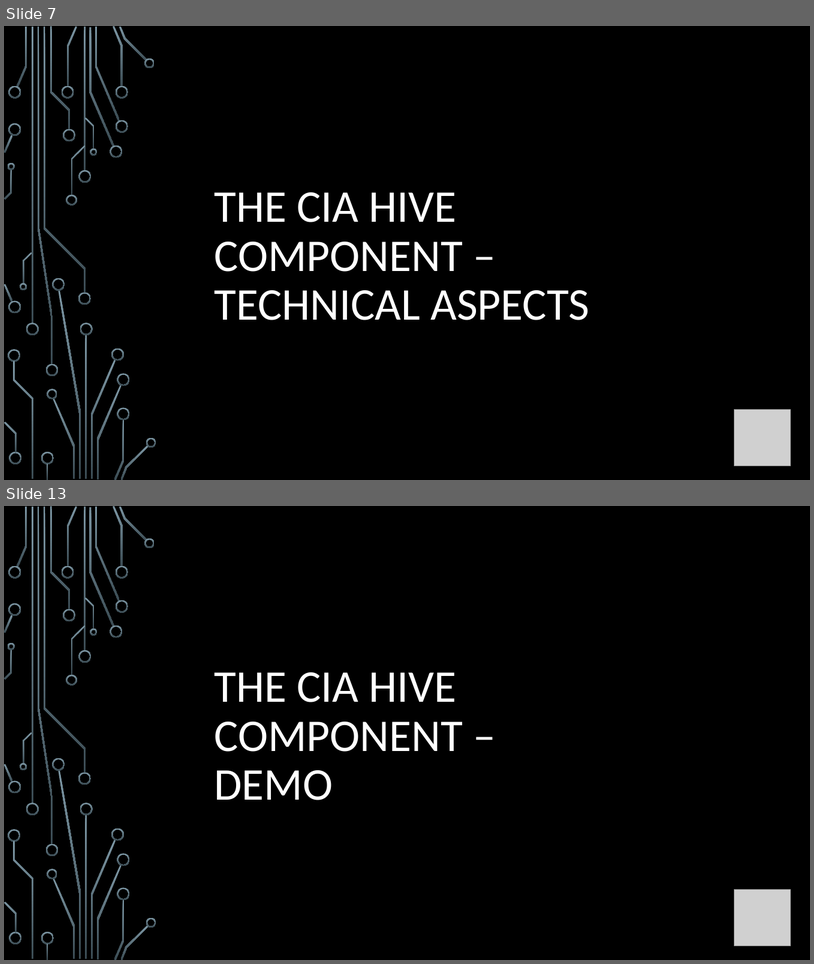
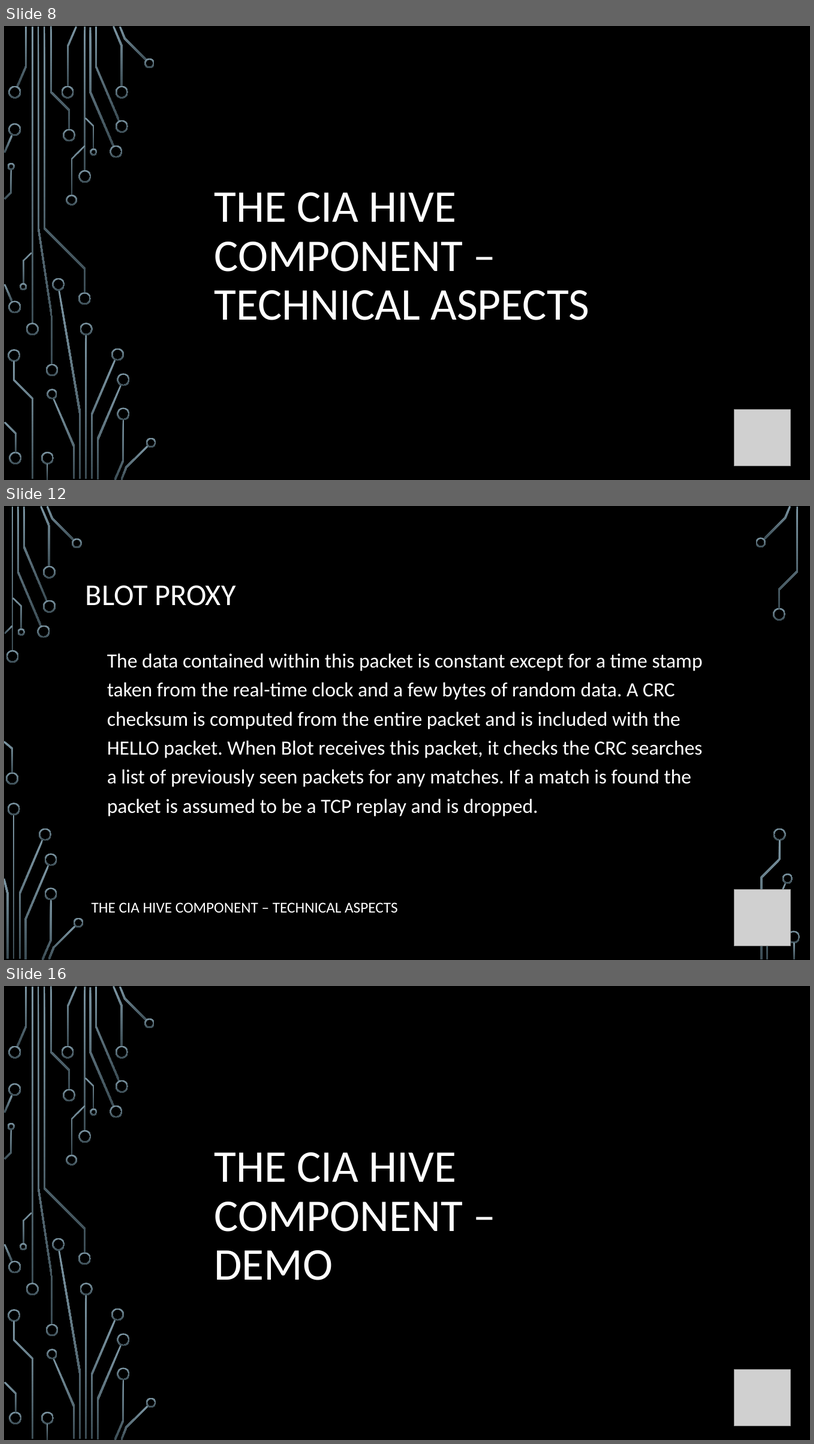
Before and after one commit to giadagabriele/WikiLeaks-Hive, a slide deck: The CIA Hive component.pptx. Shown one above the other, each under a label of ours: slides 7 and 13 before the commit, slides 8, 12 and 16 after it; the slides between them are not shown. The pictures are 814x964 and 814x1444 pixels, drawn with LibreOffice and Linux fonts; fonts in the diff are those of the drawing; grey boxes stand for pictures; background and template pictures are left out. Boxes give left, top, right and bottom in pixels: in the first picture for what was removed or moved away, otherwise in the second. Text is boxed around its words. In the diff, an @@ line names an element or a change of style, - is before the commit and + after.

Commit message:
presentation updated
added tech aspects beacons and blot

```diff
--- a/The CIA Hive component.pptx
+++ b/The CIA Hive component.pptx
@@ slide 12 added at <box>4,506,810,960</box>, background picture (left out) @@
@@ title added at <box>86,585,236,606</box>, 36 pt, text #FFFFFF @@
+BLOT PROXY
@@ text added at <box>107,653,703,816</box>, 24 pt, text #FFFFFF @@
+The data contained within this packet is constant except for a time stamp taken from the real-time clock and a few bytes of random data. A CRC checksum is computed from the entire packet and is included with the HELLO packet. When Blot receives this packet, it checks the CRC searches a list of previously seen packets for any matches. If a match is found the packet is assumed to be a TCP replay and is dropped.
@@ picture added at <box>735,889,791,946</box> @@
@@ text added at <box>92,902,398,912</box>, 18 pt, text #FFFFFF @@
+THE CIA HIVE COMPONENT – TECHNICAL ASPECTS
@@ group added at <box>4,506,801,960</box>: 33 freeform shapes, 3 rectangles @@
@@ what was slide 7 is now slide 8 @@
@@ what was slide 13 is now slide 16 @@
```
Also in this commit, not shown: 6 slides changed, 6 other slides added, 4 slides removed.
